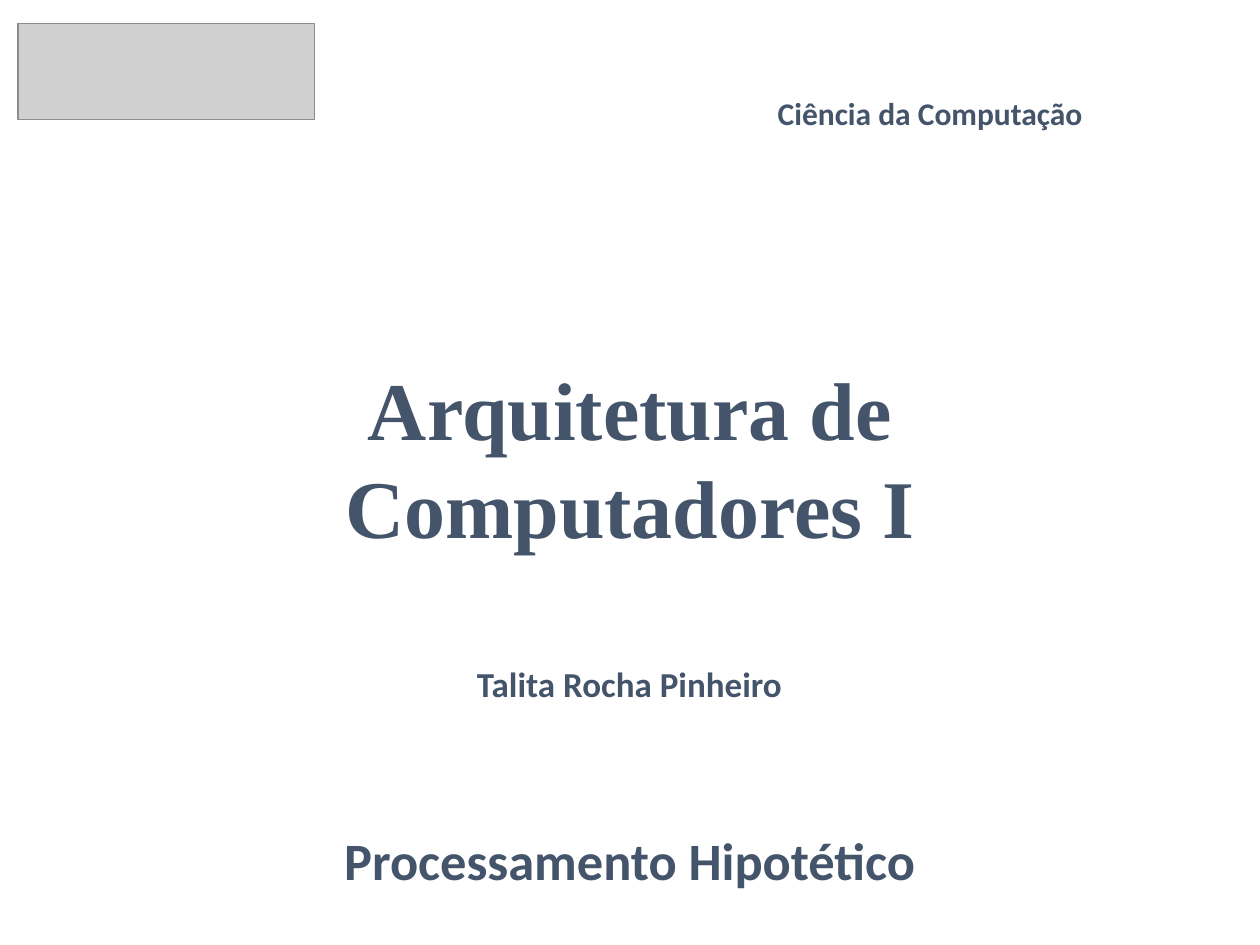
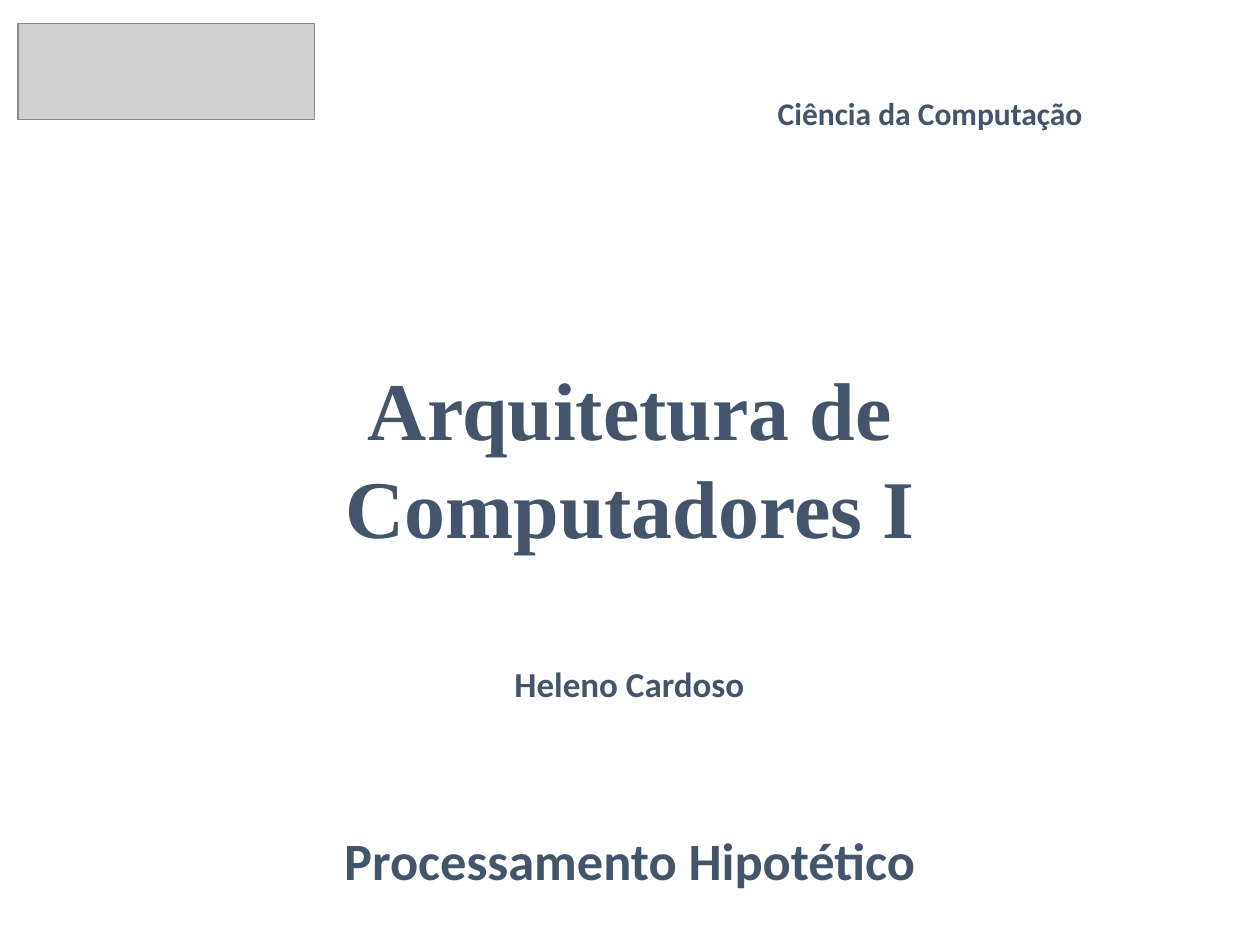
Before and after one commit to CloudEducationBrazil/WydenArquiteturaComputadores, a slide deck: slide 1 of 01 Classes/02- Arquiteturas_Comp1/Aula8 - Arquitetura.pptx. Drawn at 1260x945 pixels with LibreOffice and Linux fonts; fonts in the diff are those of the drawing; grey boxes stand for pictures. Boxes give left, top, right and bottom in pixels: in the first picture for what was removed or moved away, otherwise in the second. Text is boxed around its words. In the diff, an @@ line names an element or a change of style, - is before the commit and + after.

```diff
--- a/01 Classes/02- Arquiteturas_Comp1/Aula8 - Arquitetura.pptx
+++ b/01 Classes/02- Arquiteturas_Comp1/Aula8 - Arquitetura.pptx
@@ text at [514,672,744,698]: text changed @@
-Talita Rocha Pinheiro
+Heleno Cardoso
```
Also in this commit, not shown: 1 other slide changed, 3 other files.
